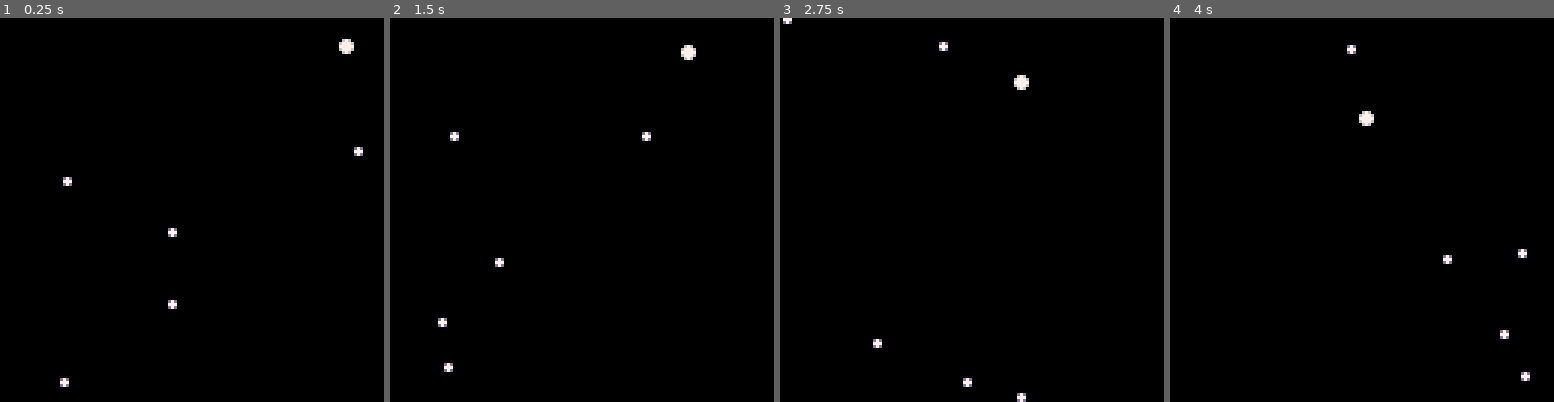
Above: before the commit, frames 1-4 (left to right).
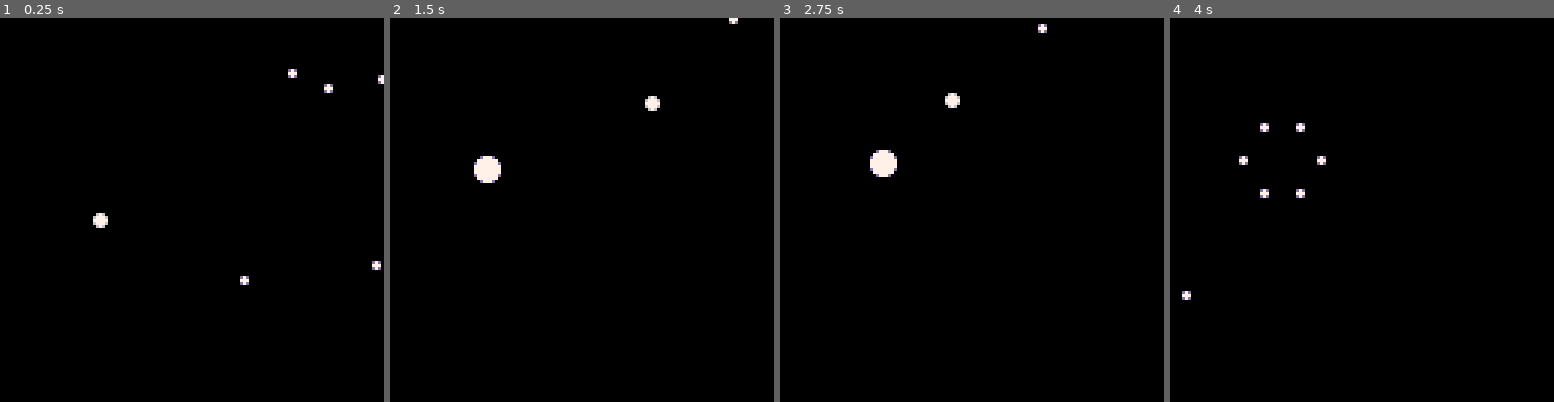
Above: after the commit, the same moments.

Repository: gerwitz/pico-8
Game: PICO-8 cartridge orbital.p8
Two runs of this game, one before a commit and one after it. Both use one fixed random seed, a clock stepped at 60 frames per second and the inputs below.
Inputs:
- Up to frame 1 (0.25 s): no input
- Up to frame 2 (1.5 s): no input
- Up to frame 3 (2.75 s): no input
- Up to frame 4 (4 s): no input

The runs differ from the first frame. In frame 1, 0.8% of the frame differs, in the area x 15-100%, y 5-97%; in frame 2, 1.0%, in the area x 12-91%, y 0-93%; in frame 3, 1.0%; in frame 4, 0.8%.

Commit message:
giving up on inertia merge for now

Diff:
--- a/orbital.p8
+++ b/orbital.p8
@@ -9,7 +9,7 @@
 
 g = 0.001 -- will be divided by distance, multiplied by mass
 max_size = 5
-max_speed = 3
+max_speed = 4
 logfile = "orbital.txt"
 
 function log(msg)
@@ -61,17 +61,18 @@
 end
 
 function merge(survivor, victim)
-  -- older survives
-  if (survivor.id < victim.id) survivor, victim = victim, survivor
-  s_mass = survivor.size^2
-  v_mass = victim.size^2
-  new_dx = (survivor.dx/s_mass) + (victim.dx/v_mass)
-  new_dy = (survivor.dy/s_mass) + (victim.dy/v_mass)
+  -- bigger survives
+  if (survivor.size < victim.size) survivor, victim = victim, survivor
+  new_size = survivor.size + victim.size
+  -- s_inertia = survivor.size+1000/new_size+1000
+  -- v_inertia = victim.size+1000/new_size+1000
+  s_inertia, v_inertia = 2, 2
+  new_dx = (survivor.dx * s_inertia) + (victim.dx * v_inertia)
+  new_dy = (survivor.dy * s_inertia) + (victim.dy * v_inertia)
+  del(planets, victim)
+  survivor.size = new_size
   survivor.dx = new_dx
   survivor.dy = new_dy
-  survivor.size = survivor.size + victim.size
-  del(planets, victim)
-  --if (survivor.size > 7) _init()
   if (survivor.size > max_size) explode(survivor)
 end
 
@@ -81,7 +82,7 @@
   local center_y = donor.y
   del(planets, donor)
   for i=0,fragments-1 do
-    add_planet(1, (center_x + (fragments/2)*cos(i/8))%128, (fragments/2)*sin(i/8)%128, cos(i/8), sin(i/8))
+    add_planet(1, (center_x + (fragments/2)*cos(i/fragments))%128, (center_y + (fragments/2)*sin(i/fragments))%128, cos(i/fragments), sin(i/fragments))
   end
 end
 
